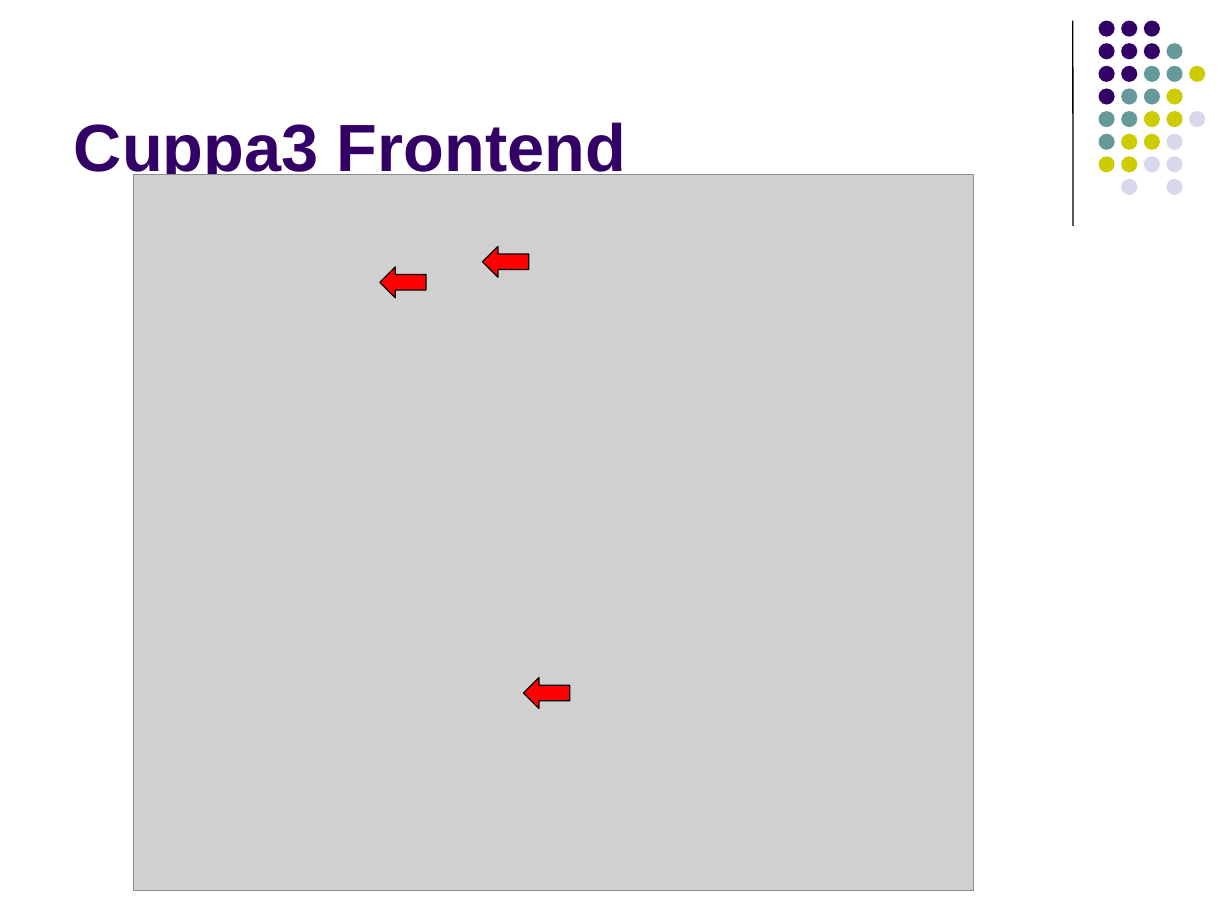
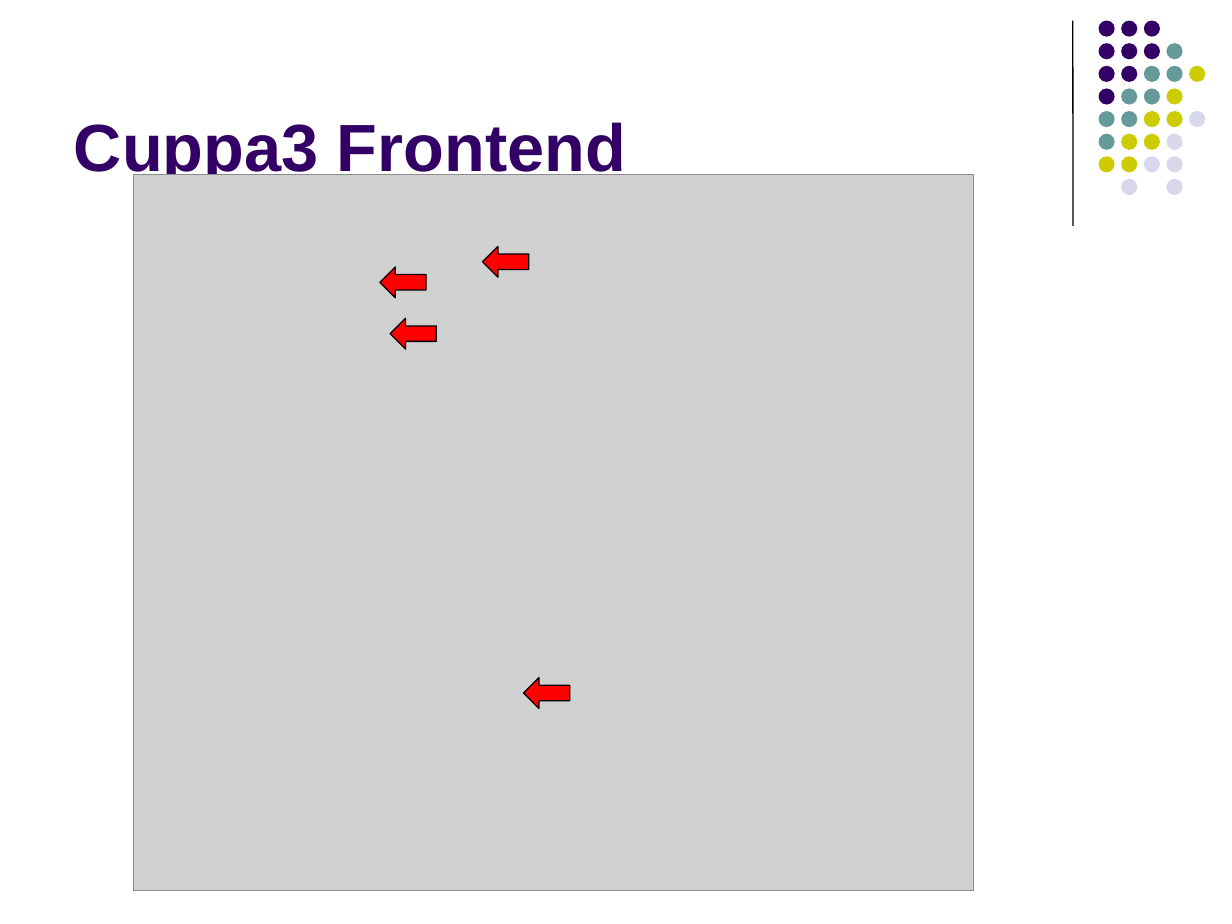
Before and after one commit to lutzhamel/CSC402, a slide deck: slide 12 of notes/csc402-ln013.pptx. Drawn at 1232x924 pixels with LibreOffice and Linux fonts; fonts in the diff are those of the drawing; grey boxes stand for pictures. Boxes give left, top, right and bottom in pixels: in the first picture for what was removed or moved away, otherwise in the second. Text is boxed around its words. In the diff, an @@ line names an element or a change of style, - is before the commit and + after.

```diff
--- a/notes/csc402-ln013.pptx
+++ b/notes/csc402-ln013.pptx
@@ left arrow added at bbox=[391, 318, 437, 349], fill #FF0000, outline #000000 0.75 pt @@
```
Also in this commit, not shown: 2 slides added, 1 other file.
